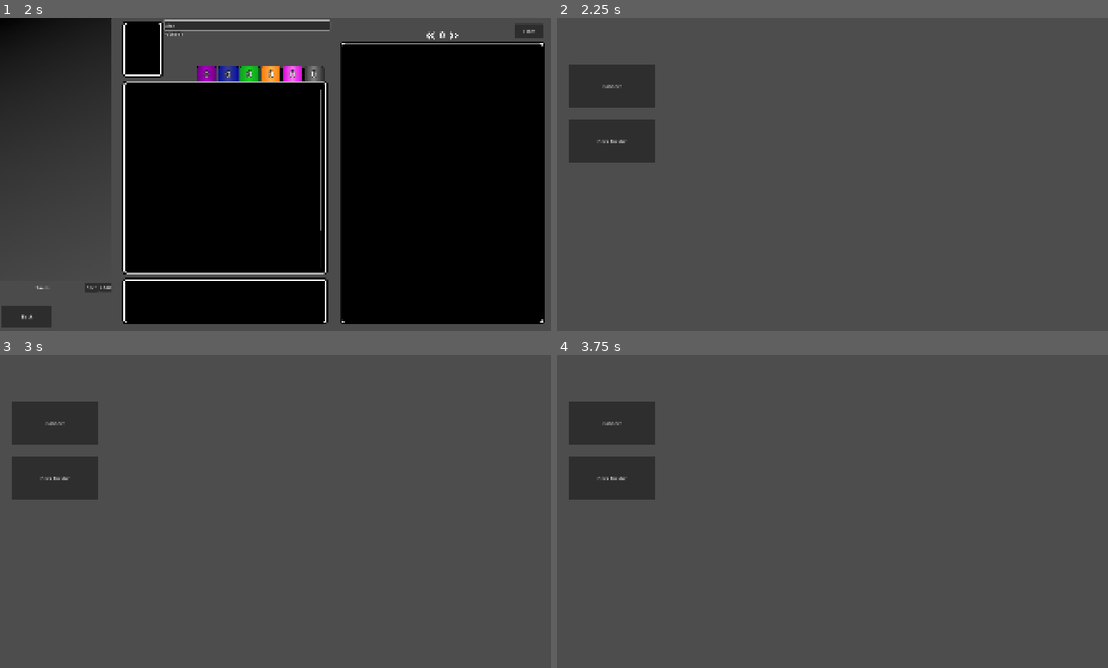
Above: before the commit, frames 1-4 (two rows, left to right).
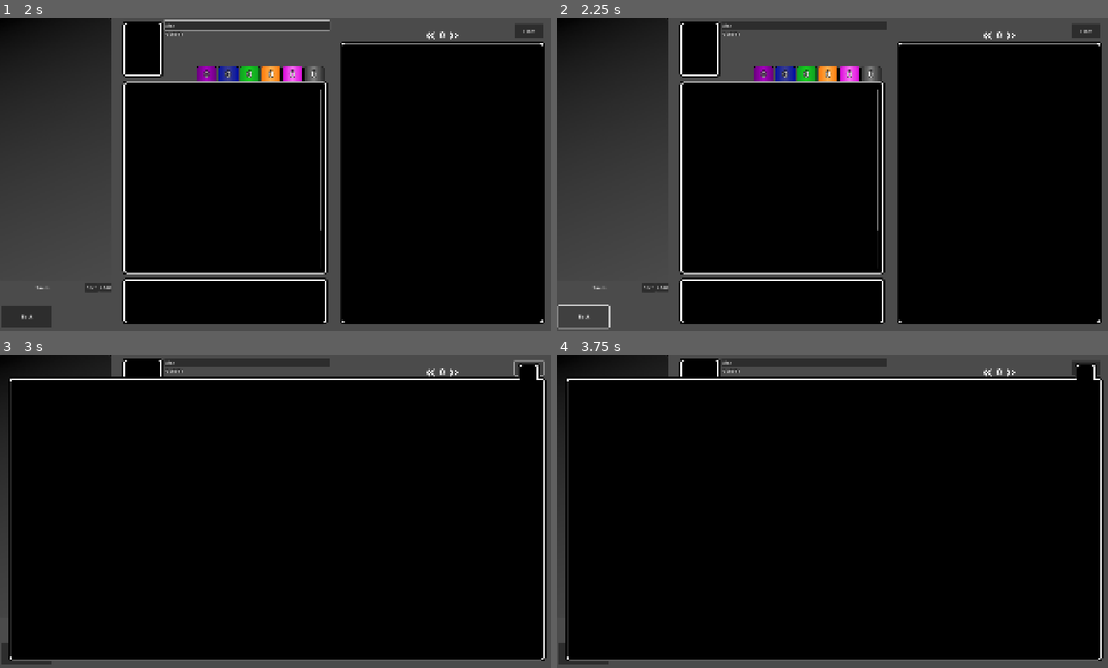
Above: after the commit, the same moments.

Repository: skavinger/UVS_Sim
Game: Godot game, scene res://GameObj/main.tscn
Two runs of this game, one before a commit and one after it. Both use one fixed random seed, a clock stepped at 60 frames per second and the inputs below.
Inputs (mouse positions are in pixels of both pictures, inside the frame that each line leads up to):
- Up to frame 1 (2 s): click "Deck Builder" at 0.5 s; click (247, 24) at 1.27 s; type "Alex" at 1.35 s
- Up to frame 2 (2.25 s): click "Back" at 2 s
- Up to frame 3 (3 s): click (528, 367) at 2.75 s, where only the run after the commit has a clickable "Filter"
- Up to frame 4 (3.75 s): click (986, 373) at 3.52 s

Frame 1 is identical in both runs. In frame 2, 71% of the frame differs, in the area x 0-99%, y 0-100%; in frame 3, 92%; in frame 4, 92%, in the area x 0-100%, y 0-99%.
Error in both runs: Cannot call method 'get_directories' on a null value. (res://Scripts/card_data_base_handler.gd:7)

Commit message:
Add auto save and start work on filter window

Diff:
--- a/GameObj/DeckBuilder.tscn
+++ b/GameObj/DeckBuilder.tscn
@@ -1,8 +1,12 @@
-[gd_scene load_steps=4 format=3 uid="uid://c8bvy6da0211j"]
+[gd_scene load_steps=6 format=3 uid="uid://c8bvy6da0211j"]
 
 [ext_resource type="Script" uid="uid://drsvr4jsox2rh" path="res://Scripts/deck_builder.gd" id="1_bjh7i"]
 [ext_resource type="Texture2D" uid="uid://17pbwe1fsdhb" path="res://Assets/DeakBuilderBackground.png" id="2_km7lk"]
+[ext_resource type="Texture2D" uid="uid://dfkxlr66nkyqw" path="res://Assets/FilterWindow.png" id="4_iy3ux"]
 [ext_resource type="Texture2D" uid="uid://cd5c0o285r0ar" path="res://Assets/Arrows.png" id="5_k5e61"]
+
+[sub_resource type="RectangleShape2D" id="RectangleShape2D_k5e61"]
+size = Vector2(1935, 1081)
 
 [node name="Node2D" type="Node2D"]
 script = ExtResource("1_bjh7i")
@@ -17,6 +21,13 @@
 offset_right = 180.0
 offset_bottom = 1069.0
 text = "Back"
+
+[node name="Filter" type="Button" parent="."]
+offset_left = 1775.0
+offset_top = 20.0
+offset_right = 1875.0
+offset_bottom = 70.0
+text = "Filter"
 
 [node name="DeckDetails" type="Node2D" parent="."]
 
@@ -165,6 +176,34 @@
 offset_bottom = 1033.0
 mouse_filter = 1
 
+[node name="PageBack" type="TextureButton" parent="CardDatabaseList"]
+layout_mode = 0
+offset_left = 277.0
+offset_top = -53.0
+offset_right = 308.0
+offset_bottom = -26.0
+texture_normal = ExtResource("5_k5e61")
+flip_h = true
+
+[node name="PageForward" type="TextureButton" parent="CardDatabaseList"]
+layout_mode = 0
+offset_left = 357.0
+offset_top = -53.0
+offset_right = 388.0
+offset_bottom = -26.0
+texture_normal = ExtResource("5_k5e61")
+
+[node name="PageCount" type="RichTextLabel" parent="CardDatabaseList"]
+layout_mode = 0
+offset_left = 307.0
+offset_top = -64.0
+offset_right = 359.0
+offset_bottom = -20.0
+theme_override_font_sizes/normal_font_size = 30
+text = "0"
+horizontal_alignment = 1
+vertical_alignment = 1
+
 [node name="ScrollContainer" type="ScrollContainer" parent="CardDatabaseList"]
 custom_minimum_size = Vector2(665, 933)
 layout_mode = 0
@@ -175,38 +214,6 @@
 custom_minimum_size = Vector2(665, 790)
 layout_mode = 2
 columns = 10
-
-[node name="Filter" type="Button" parent="."]
-offset_left = 1775.0
-offset_top = 20.0
-offset_right = 1875.0
-offset_bottom = 70.0
-text = "Filter"
-
-[node name="PageBack" type="TextureButton" parent="."]
-offset_left = 1470.0
-offset_top = 47.0
-offset_right = 1501.0
-offset_bottom = 74.0
-texture_normal = ExtResource("5_k5e61")
-flip_h = true
-
-[node name="PageForward" type="TextureButton" parent="."]
-offset_left = 1550.0
-offset_top = 47.0
-offset_right = 1581.0
-offset_bottom = 74.0
-texture_normal = ExtResource("5_k5e61")
-
-[node name="PageCount" type="RichTextLabel" parent="."]
-offset_left = 1500.0
-offset_top = 36.0
-offset_right = 1552.0
-offset_bottom = 80.0
-theme_override_font_sizes/normal_font_size = 30
-text = "0"
-horizontal_alignment = 1
-vertical_alignment = 1
 
 [node name="CardInspector" type="Node2D" parent="."]
 
@@ -253,13 +260,28 @@
 offset_bottom = 945.0
 text = "Load"
 
+[node name="FilterWindow" type="Node2D" parent="."]
+z_index = -1000
+
+[node name="Background" type="Sprite2D" parent="FilterWindow"]
+position = Vector2(962, 541)
+texture = ExtResource("4_iy3ux")
+
+[node name="BlockClicksBelow" type="Area2D" parent="FilterWindow"]
+collision_priority = 0.0
+
+[node name="CollisionShape2D" type="CollisionShape2D" parent="FilterWindow/BlockClicksBelow"]
+position = Vector2(957.5, 530.5)
+shape = SubResource("RectangleShape2D_k5e61")
+
 [connection signal="pressed" from="Back" to="." method="_on_back_pressed"]
+[connection signal="pressed" from="Filter" to="." method="_on_filter_pressed"]
 [connection signal="gui_input" from="DeckDetails/Character" to="." method="_on_character_gui_input"]
 [connection signal="mouse_entered" from="DeckDetails/Character" to="." method="_on_character_mouse_entered"]
 [connection signal="mouse_exited" from="DeckDetails/Character" to="." method="_on_character_mouse_exited"]
 [connection signal="text_changed" from="DeckDetails/DeckName" to="." method="_on_deck_name_text_changed"]
 [connection signal="timeout" from="DeckDetails/Timer" to="." method="_on_timer_timeout"]
-[connection signal="pressed" from="PageBack" to="." method="_on_page_back_pressed"]
-[connection signal="pressed" from="PageForward" to="." method="_on_page_forward_pressed"]
+[connection signal="pressed" from="CardDatabaseList/PageBack" to="." method="_on_page_back_pressed"]
+[connection signal="pressed" from="CardDatabaseList/PageForward" to="." method="_on_page_forward_pressed"]
 [connection signal="pressed" from="Save_Load/Save" to="." method="_on_save_pressed"]
 [connection signal="pressed" from="Save_Load/Load" to="." method="_on_load_pressed"]
--- a/Scripts/StartScreen.gd
+++ b/Scripts/StartScreen.gd
@@ -9,3 +9,7 @@
 
 func _ready() -> void:
 	$StartWindowHolder.spawnWindow()
+	var saveFile = FileAccess.get_file_as_string("user://Saves/current_list.auto_sav")
+	saveFile = JSON.parse_string(saveFile)
+	if saveFile != null:
+		currentDeckList = saveFile
--- a/Scripts/deck_builder.gd
+++ b/Scripts/deck_builder.gd
@@ -18,6 +18,8 @@
 	populateSaves()
 
 func _on_back_pressed() -> void:
+	var saveFile = FileAccess.open("user://Saves/current_list.auto_sav",FileAccess.WRITE)
+	saveFile.store_string(JSON.stringify($"../..".currentDeckList))
 	$"../../StartWindowHolder".spawnWindow()
 	$"..".closeWindow()
 
@@ -40,7 +42,7 @@
 	for i in range(dataBaseWindow.size()):
 		$CardDatabaseList/ScrollContainer/GridContainer.remove_child(dataBaseWindow[i])
 
-	$PageCount.text = str(page + 1)
+	$CardDatabaseList/PageCount.text = str(page + 1)
 	for i in PAGESIZE:
 		if (i + (page * PAGESIZE) + 1) > cardDatabaseScreen.size():
 			break
@@ -396,3 +398,6 @@
 		match event.button_index:
 			MOUSE_BUTTON_RIGHT:
 				unSetCharacter()
+
+func _on_filter_pressed() -> void:
+	$FilterWindow.z_index = 1000
Binary file added: Assets/FilterWindow.png
Not shown, added: Assets/FilterWindow.png.import
Not shown, changed: Assets/DeakBuilderBackground.xcf
